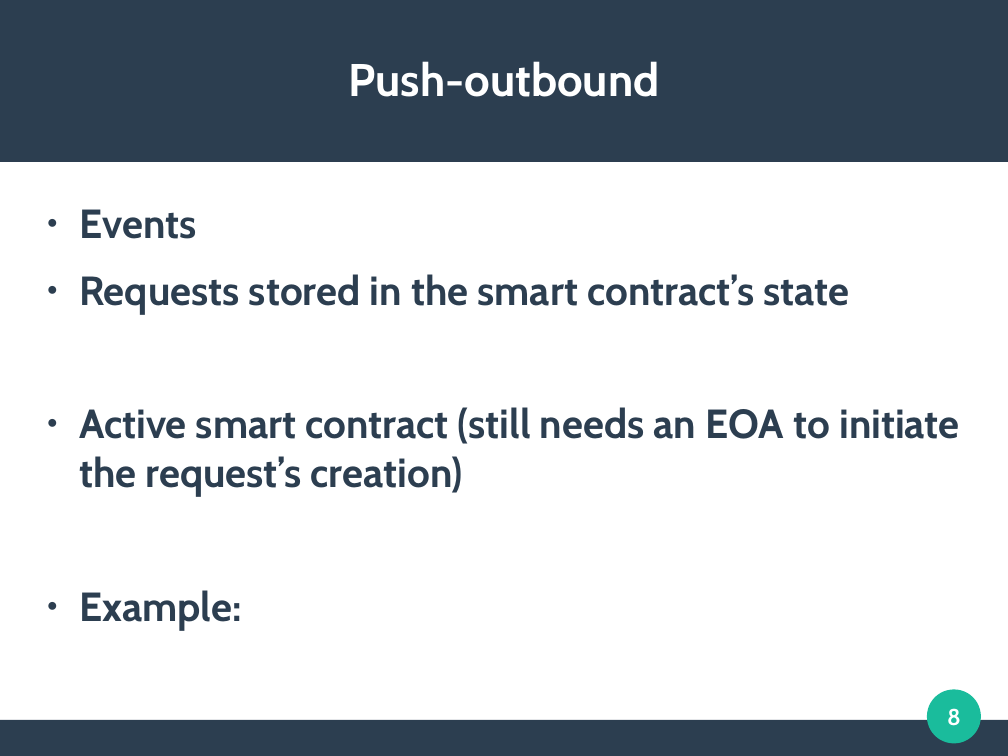
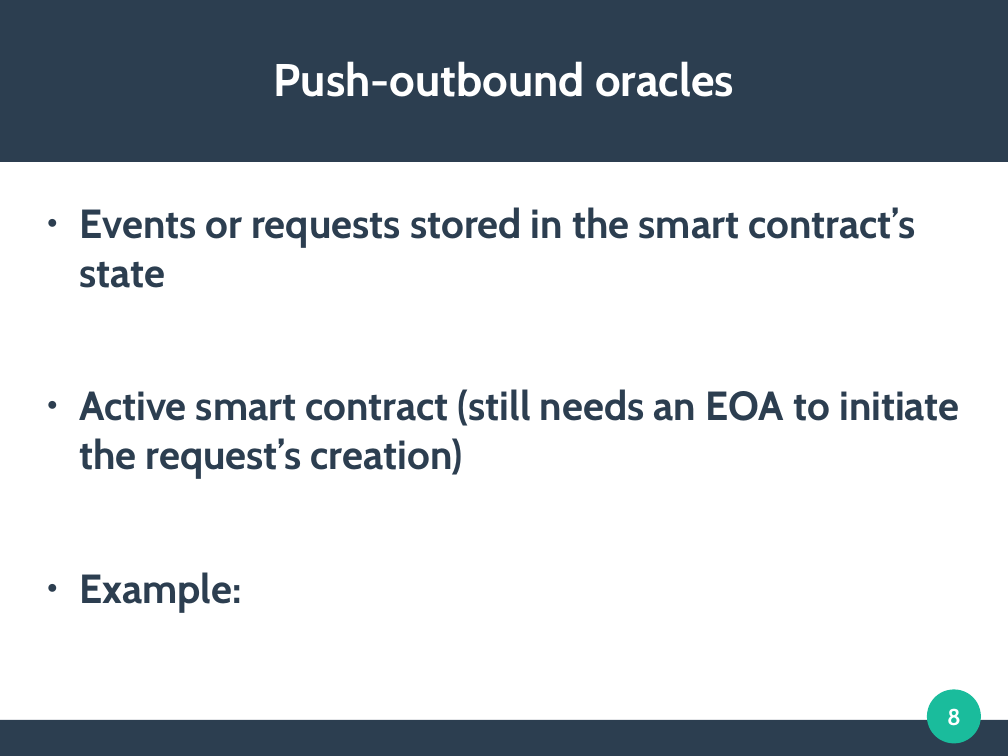
Before and after one commit to mbettinger/OT4-Lecture, a slide deck: slide 8 of Presentation - Oracles.odp. Drawn at 1008x756 pixels with LibreOffice and Linux fonts; fonts in the diff are those of the drawing. Boxes give left, top, right and bottom in pixels: in the first picture for what was removed or moved away, otherwise in the second. Text is boxed around its words. In the diff, an @@ line names an element or a change of style, - is before the commit and + after.

```diff
--- a/Presentation - Oracles.odp
+++ b/Presentation - Oracles.odp
@@ title at (274,61,734,97): text changed @@
-Push-outbound
+Push-outbound oracles
@@ text at (79,207,915,288): text changed @@
-● Events
-● Requests stored in the smart contract’s state
+● Events or requests stored in the smart contract’s state
```
Also in this commit, not shown: 6 other slides changed, 2 slides added, 2 slides removed, 4 other files.
